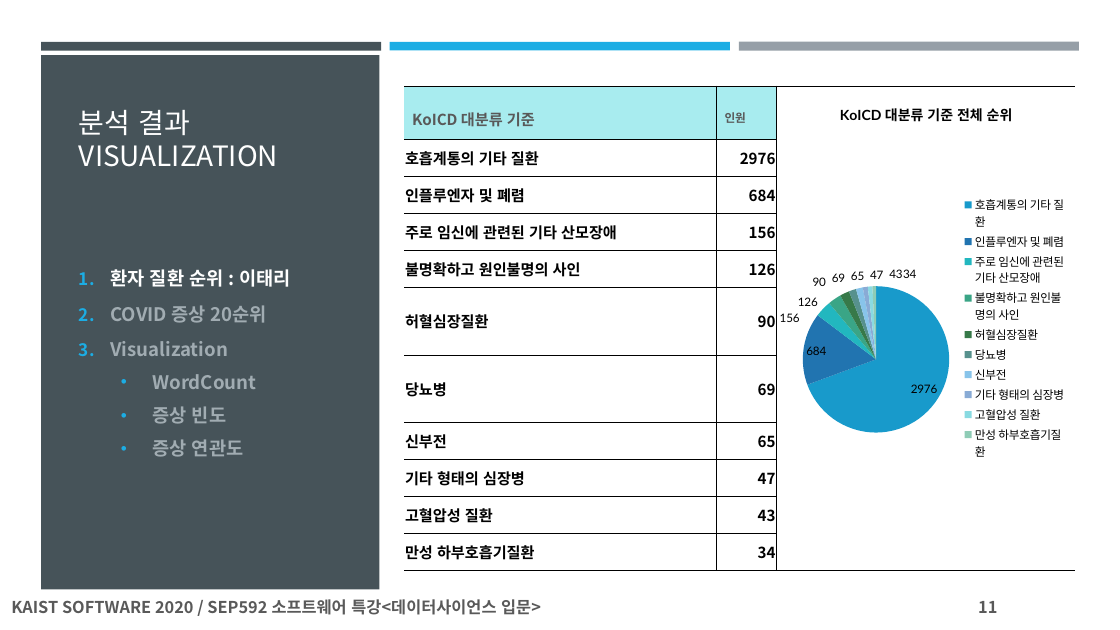
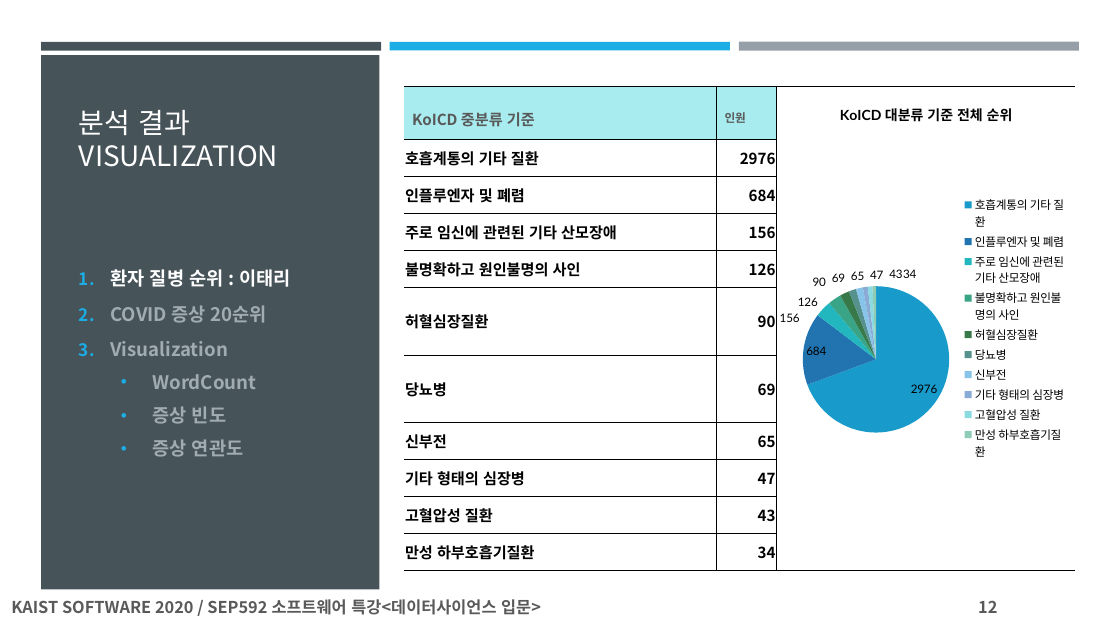
Before and after one commit to steve-lemon/diagnosis-COVID-19, a slide deck: slide 12 of SEP592_팀프로젝트자료B조/Documents/SEP592_데이타사이언스_최종발표_B조_COVID19_증상(정대욱_홍상표_조성민).pptx (slide 11 before the commit). Drawn at 1120x630 pixels with LibreOffice and Linux fonts; fonts in the diff are those of the drawing. Boxes give left, top, right and bottom in pixels: in the first picture for what was removed or moved away, otherwise in the second. Text is boxed around its words. In the diff, an @@ line names an element or a change of style, - is before the commit and + after.

```diff
--- a/SEP592_팀프로젝트자료B조/Documents/SEP592_데이타사이언스_최종발표_B조_COVID19_증상(정대욱_홍상표_조성민).pptx
+++ b/SEP592_팀프로젝트자료B조/Documents/SEP592_데이타사이언스_최종발표_B조_COVID19_증상(정대욱_홍상표_조성민).pptx
@@ table at [404,86,1075,571] @@
-row 1, column 1: KoICD 대분류 기준
+row 1, column 1: KoICD 중분류 기준
@@ text at [110,269,290,287]: text changed @@
-1. 환자 질환 순위 : 이태리
+1. 환자 질병 순위 : 이태리
@@ page number at [978,600,997,613]: text changed @@
-11
+12
```
Also in this commit, not shown: 18 other slides changed, 1 slide added.
